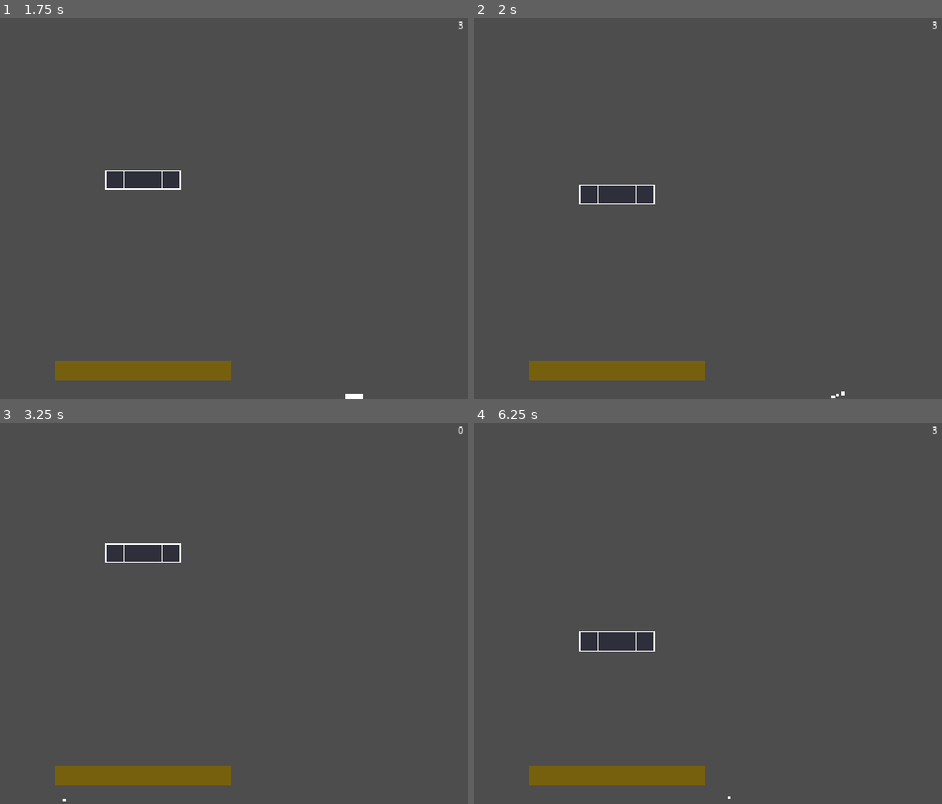
Above: before the commit, frames 1-4 (two rows, left to right).
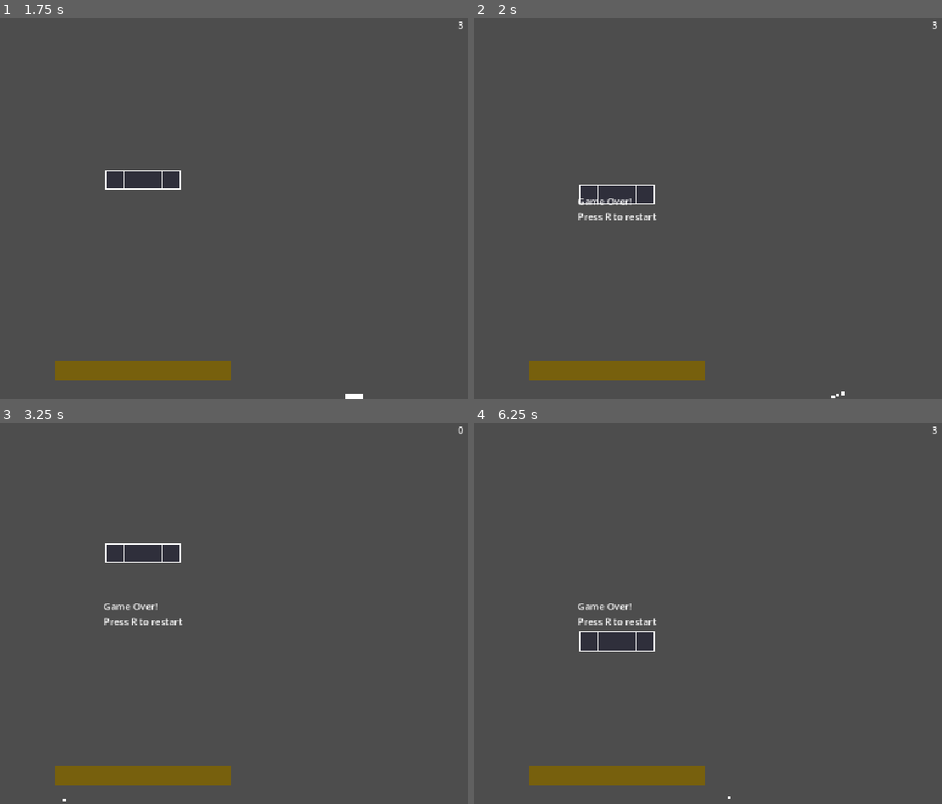
Above: after the commit, the same moments.

Repository: NxtCreator/heap
Game: Godot game, scene res://scenes/main.tscn
The game is run twice, just before and just after one commit, with the same random seed, the same clock (stepped at 60 frames per second) and the same inputs.
Inputs (mouse positions are in pixels of both pictures, inside the frame that each line leads up to):
- Up to frame 1 (1.75 s): tap Enter at 0.5 s; move the mouse to (290, 189) at 0.52 s; hold Right (move_right) from 0.53 s (still down); tap Alt at 0.6 s; click (290, 189) at 0.67 s; tap Up (move_up) at 0.77, 1.52 s; move the mouse to (9, 227) at 1.27 s; tap Shift at 1.35 s
- Up to frame 2 (2 s): keep holding Right (move_right)
- Up to frame 3 (3.25 s): tap R (restart) at 2 s; move the mouse to (210, 529) at 2.02 s; release Right (move_right) at 2.03 s; hold Left (move_left) 2.03-2.78 s; tap Alt at 2.1 s; move the mouse to (107, 689) at 2.77 s; hold Right (move_right) from 2.78 s (still down); tap Shift at 2.85 s; click (107, 689) at 2.92 s; tap Up (move_up) at 3.02 s
- Up to frame 4 (6.25 s): tap R (restart) at 3.5, 4.15 s; move the mouse to (820, 670) at 3.52 s; tap Alt at 3.6, 5.1 s; tap Up (move_up) at 3.77, 4.52, 6.02 s; move the mouse to (outside the picture) at 4.27 s; release Right (move_right) at 4.28 s; hold Left (move_left) 4.28-5.03 s; tap Shift at 4.35, 5.85 s; move the mouse to (651, 613) at 5.02 s; hold Right (move_right) 5.03-5.78 s; click (651, 613) at 5.17 s; move the mouse to (516, 518) at 5.77 s; hold Left (move_left) from 5.78 s (still down)

Frame 1 is identical in both runs. In frame 2, 0.3% of the frame differs, in the area x 22-40%, y 47-54%; in frame 3, 0.3%; in frame 4, 0.3%.

Commit message:
Show a game over message with a restart hint when the player is dead

Diff:
--- a/scenes/main.tscn
+++ b/scenes/main.tscn
@@ -48,5 +48,21 @@
 offset_bottom = 23.0
 grow_horizontal = 0
 
+[node name="GameOverLabel" type="Label" parent="CanvasLayer" unique_id=284119065]
+visible = false
+anchors_preset = 8
+anchor_left = 0.5
+anchor_top = 0.5
+anchor_right = 0.5
+anchor_bottom = 0.5
+offset_left = -20.0
+offset_top = -11.5
+offset_right = 20.0
+offset_bottom = 11.5
+grow_horizontal = 2
+grow_vertical = 2
+text = "Game Over!
+Press R to restart"
+
 [connection signal="timeout" from="Timer" to="." method="_on_timer_timeout"]
 [connection signal="timeout" from="EnemyTimer" to="." method="_on_enemy_timer_timeout"]
--- a/scripts/main.gd
+++ b/scripts/main.gd
@@ -41,6 +41,7 @@
 	if player.is_dead && Input.is_action_just_pressed("restart"):
 		get_tree().reload_current_scene()
 
+	$CanvasLayer/GameOverLabel.visible = player.is_dead
 	$CanvasLayer/ScoreLabel.text = str(player.best_height)
 
 # Shelved for now
